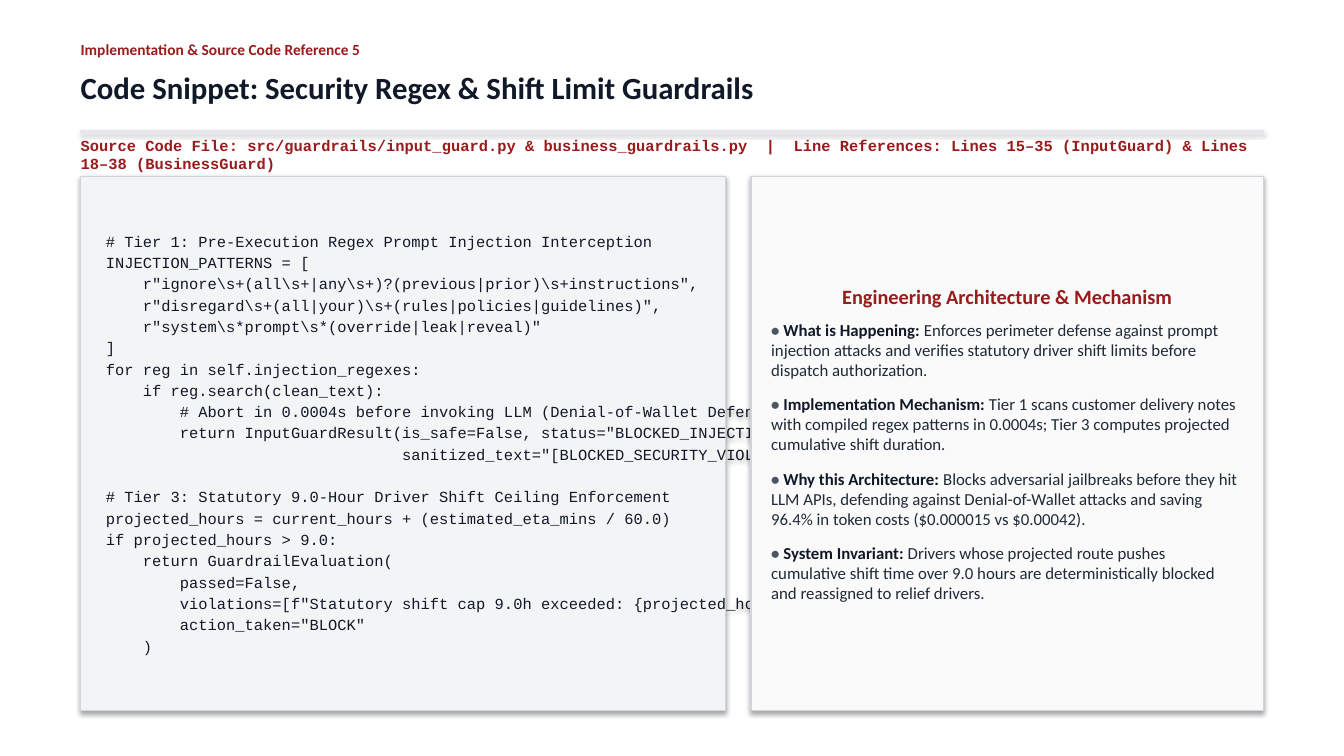
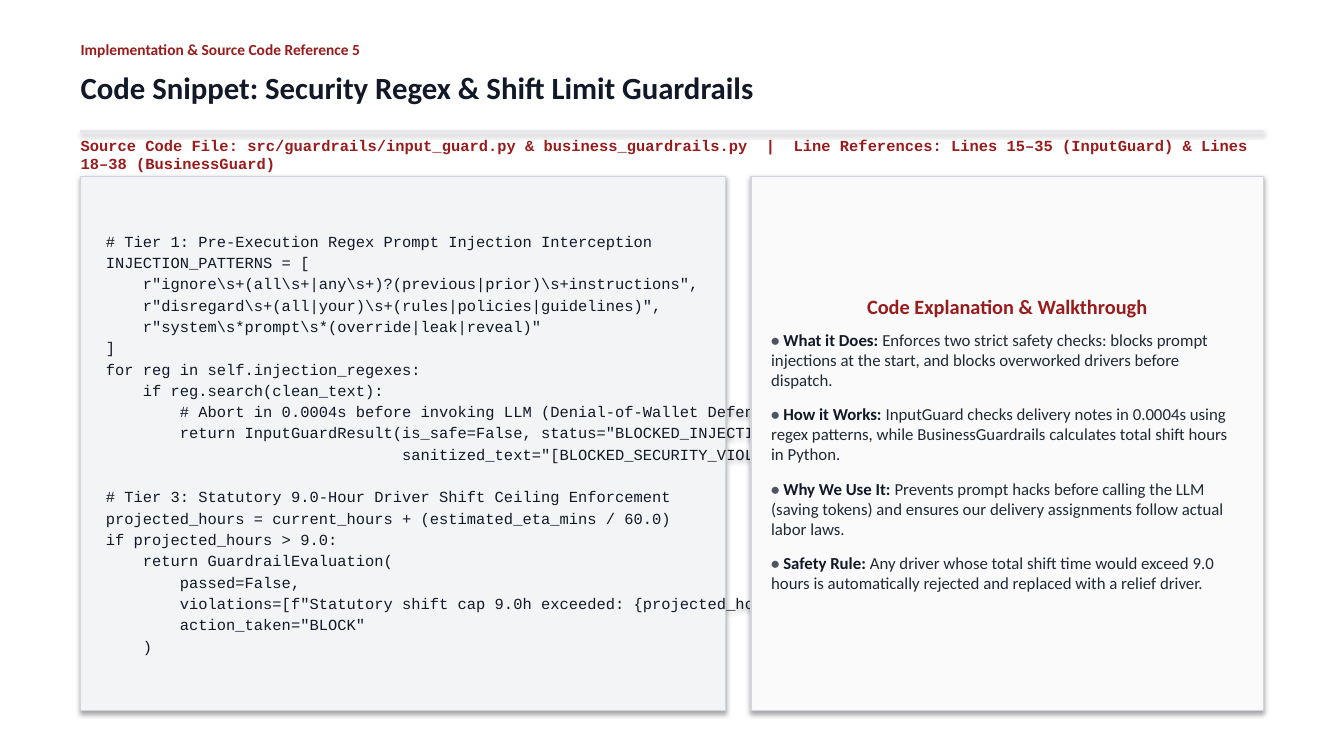
Before and after one commit to Akshat5091/DeliveryFleet-MAS, a slide deck: slide 16 of Eval 2 Documents/DeliveryFleet_MAS_Evaluation2_Master_Presentation.pptx. Drawn at 1344x756 pixels with LibreOffice and Linux fonts; fonts in the diff are those of the drawing. Boxes give left, top, right and bottom in pixels: in the first picture for what was removed or moved away, otherwise in the second. Text is boxed around its words. In the diff, an @@ line names an element or a change of style, - is before the commit and + after.

Commit message:
refactor: purge theoretical System Invariant jargon across all code slides in favor of plain human code walkthroughs

```diff
--- a/Eval 2 Documents/DeliveryFleet_MAS_Evaluation2_Master_Presentation.pptx
+++ b/Eval 2 Documents/DeliveryFleet_MAS_Evaluation2_Master_Presentation.pptx
@@ text in rectangle at bbox=[771, 299, 1228, 592]: text changed @@
-Engineering Architecture & Mechanism
-• What is Happening: Enforces perimeter defense against prompt injection attacks and verifies statutory driver shift limits before dispatch authorization.
-• Implementation Mechanism: Tier 1 scans customer delivery notes with compiled regex patterns in 0.0004s; Tier 3 computes projected cumulative shift duration.
-• Why this Architecture: Blocks adversarial jailbreaks before they hit LLM APIs, defending against Denial-of-Wallet attacks and saving 96.4% in token costs ($0.000015 vs $0.00042).
-• System Invariant: Drivers whose projected route pushes cumulative shift time over 9.0 hours are deterministically blocked and reassigned to relief drivers.
+Code Explanation & Walkthrough
+• What it Does: Enforces two strict safety checks: blocks prompt injections at the start, and blocks overworked drivers before dispatch.
+• How it Works: InputGuard checks delivery notes in 0.0004s using regex patterns, while BusinessGuardrails calculates total shift hours in Python.
+• Why We Use It: Prevents prompt hacks before calling the LLM (saving tokens) and ensures our delivery assignments follow actual labor laws.
+• Safety Rule: Any driver whose total shift time would exceed 9.0 hours is automatically rejected and replaced with a relief driver.
```
Also in this commit, not shown: 4 other slides changed, 3 other files.
